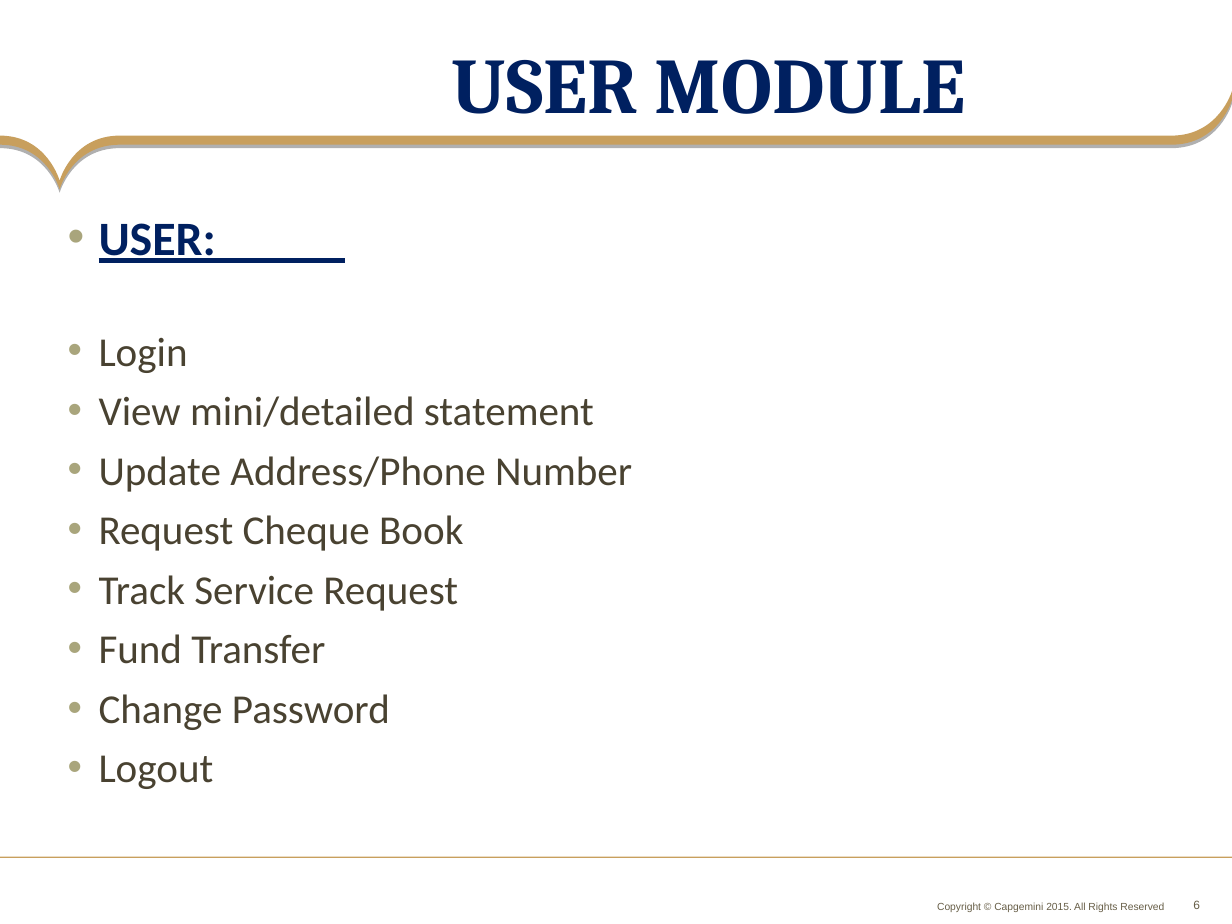
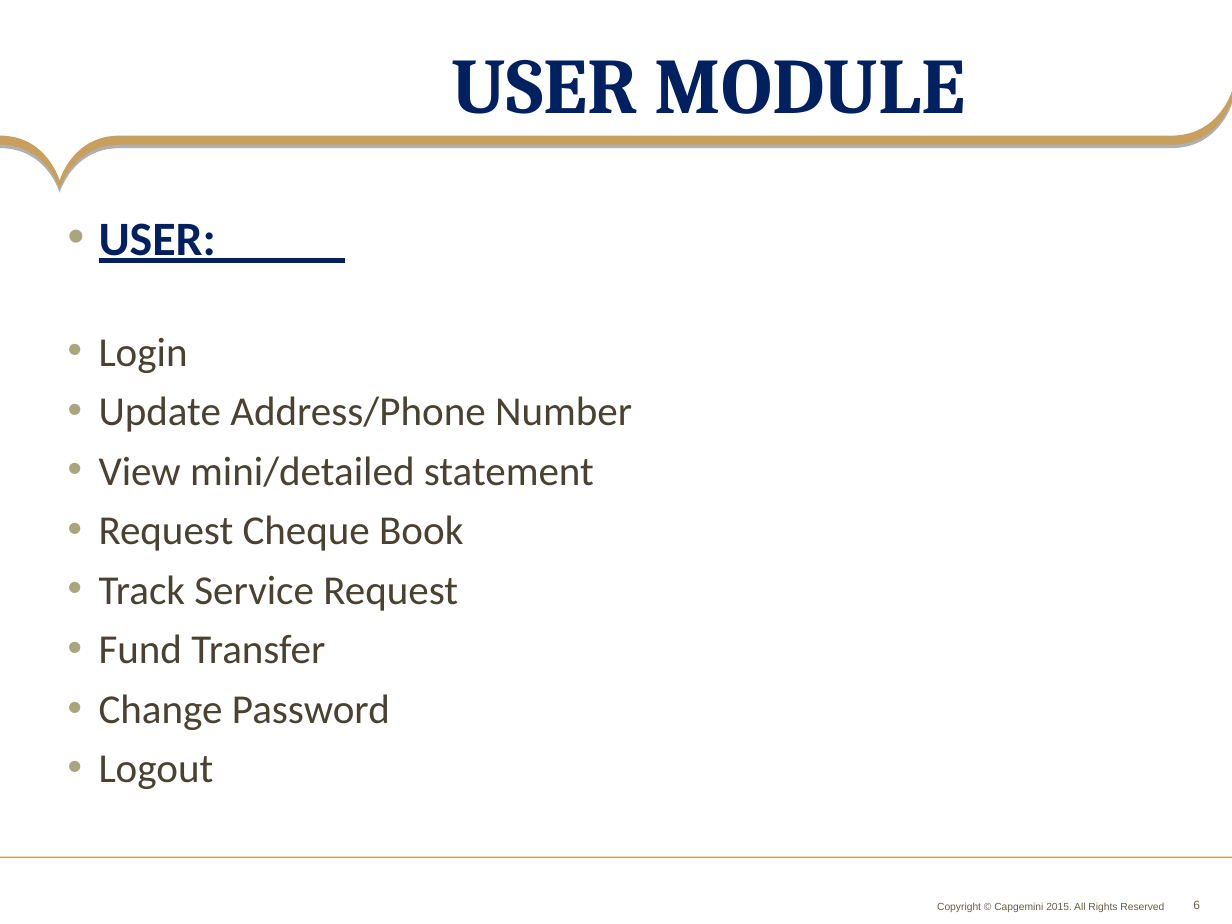
Before and after one commit to bnandibh/PLP_OnlineBankingSystem, a slide deck: slide 6 of PLP Documents/ProjectDocuments/Requirements/Understanding Documents/Presentation PPT/OnlineBankingSystem.ppt. Drawn at 1232x924 pixels with LibreOffice and Linux fonts; fonts in the diff are those of the drawing; background and template pictures are left out. Boxes give left, top, right and bottom in pixels: in the first picture for what was removed or moved away, otherwise in the second. Text is boxed around its words. In the diff, an @@ line names an element or a change of style, - is before the commit and + after.

Commit message:
Ppt updated

```diff
--- a/PLP Documents/ProjectDocuments/Requirements/Understanding Documents/Presentation PPT/OnlineBankingSystem.ppt
+++ b/PLP Documents/ProjectDocuments/Requirements/Understanding Documents/Presentation PPT/OnlineBankingSystem.ppt
@@ text at <box>99,396,632,432</box>: paragraph added @@
+• Update Address/Phone Number
@@ text at <box>99,456,632,492</box>: paragraph removed @@
-• Update Address/Phone Number
```
